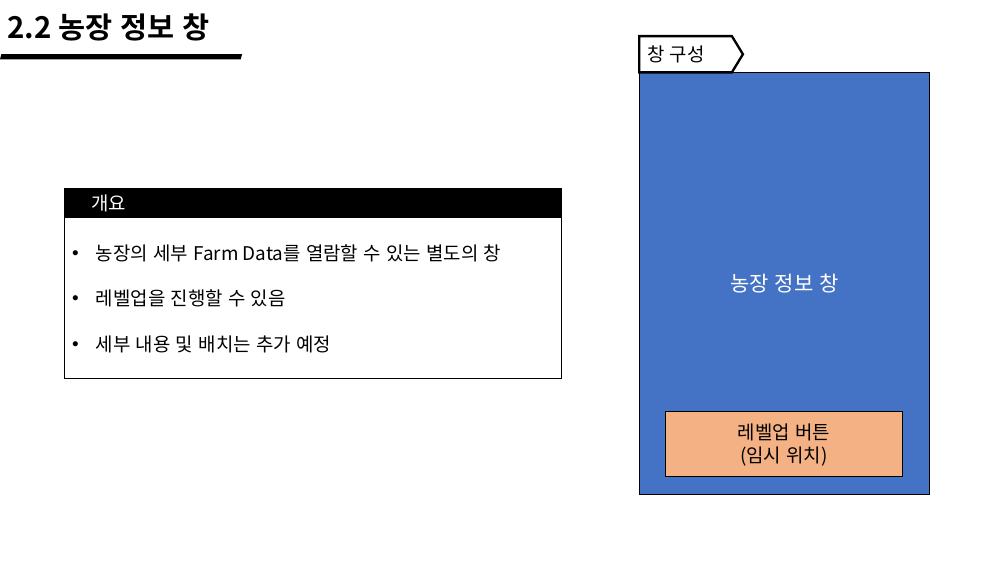
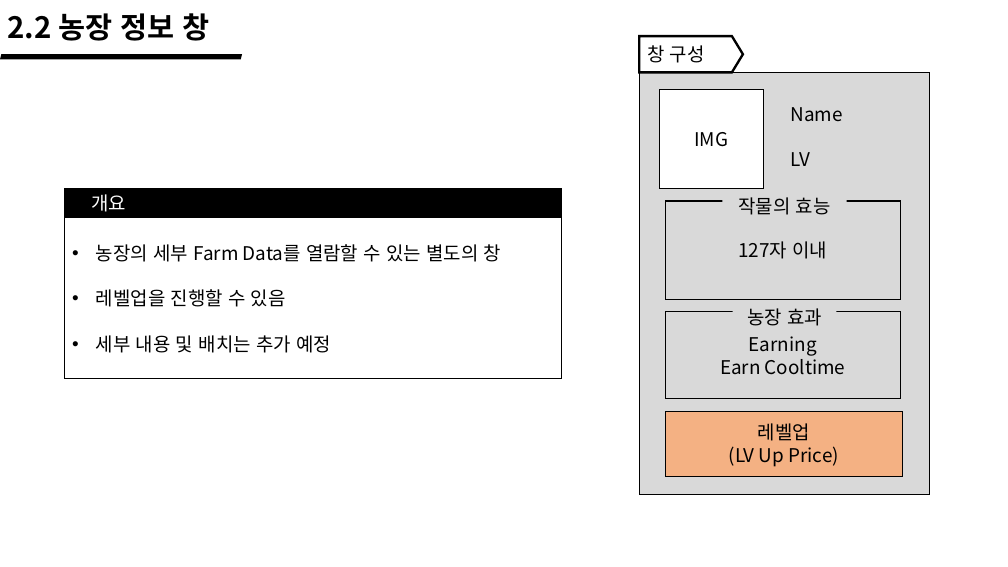
Before and after one commit to wlrud753/CarryCarrot, a slide deck: slide 12 of 기획서/당근키우기 시스템.pptx. Drawn at 1008x567 pixels with LibreOffice and Linux fonts; fonts in the diff are those of the drawing. Boxes give left, top, right and bottom in pixels: in the first picture for what was removed or moved away, otherwise in the second. Text is boxed around its words. In the diff, an @@ line names an element or a change of style, - is before the commit and + after.

```diff
--- a/기획서/당근키우기 시스템.pptx
+++ b/기획서/당근키우기 시스템.pptx
@@ rectangle at <box>640,72,930,495</box>: fill #4472C4 to #D9D9D9 @@
@@ rectangle added at <box>659,90,763,189</box>, fill #FFFFFF, outline #000000 1 pt, 18 pt, text #000000 @@
+IMG
@@ text added at <box>791,107,843,121</box>, 18 pt, text #000000 @@
+Name
@@ text added at <box>791,152,811,166</box>, 18 pt, text #000000 @@
+LV
@@ rectangle added at <box>665,201,900,299</box>, outline #000000 1 pt, 18 pt, text #000000 @@
+127자 이내
@@ text added at <box>738,197,831,215</box>, 18 pt, text #000000 @@
+작물의 효능
@@ text in rectangle at <box>730,273,838,293</box>: text removed @@
-농장 정보 창
@@ rectangle added at <box>665,312,900,399</box>, outline #000000 1 pt, 18 pt, text #000000 @@
+Earning
+Earn Cooltime
@@ rectangle added at <box>733,303,836,332</box>, fill #D9D9D9, 18 pt, text #000000 @@
+농장 효과
@@ text in rectangle at <box>729,423,839,467</box>: text changed @@
-레벨업 버튼
-(임시 위치)
+레벨업
+(LV Up Price)
```
Also in this commit, not shown: 2 other slides changed, 1 other file.
